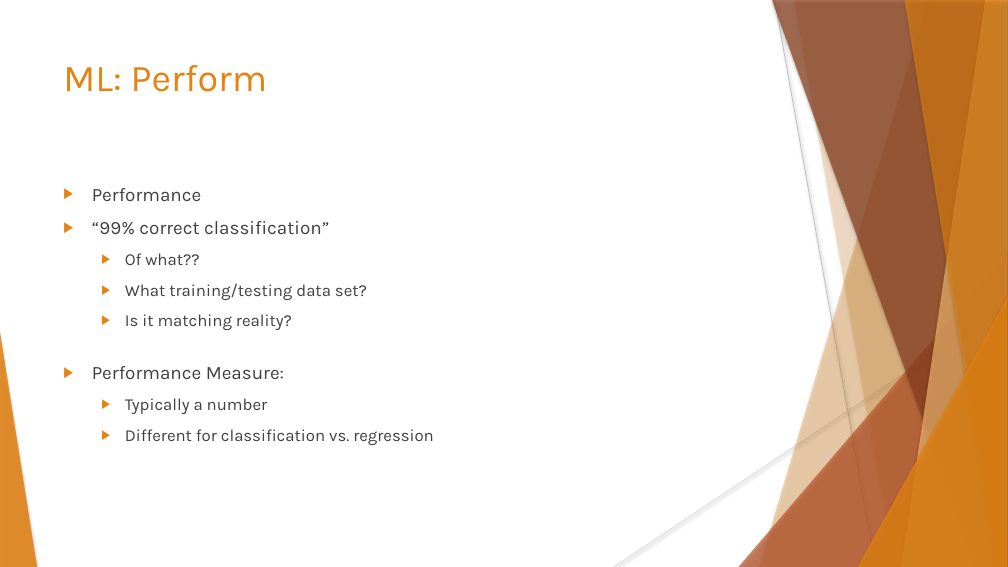
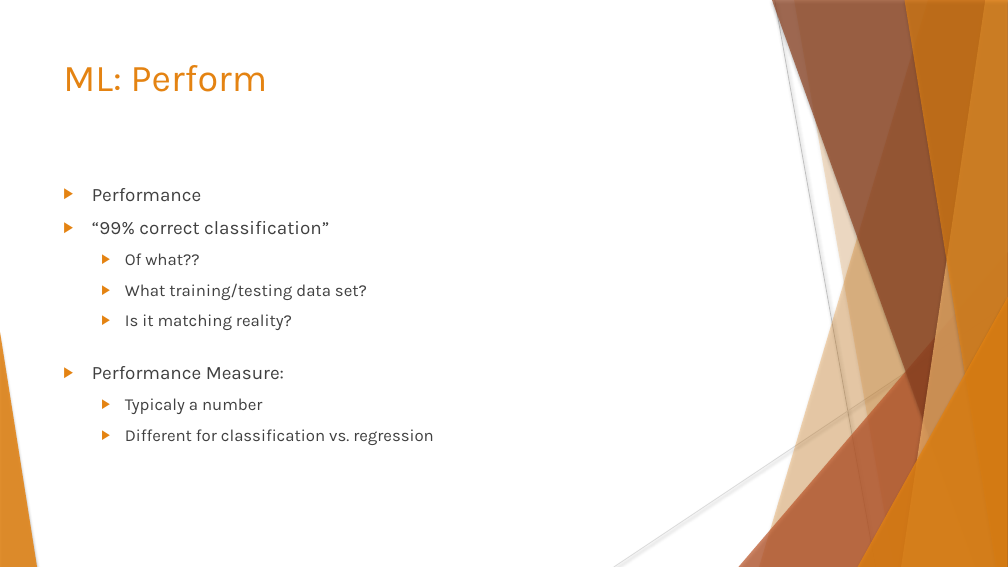
Before and after one commit to data-max-hq/workshop-epoka, a slide deck: slide 7 of Presentations/Introduction to Machine Learning.pptx. Drawn at 1008x567 pixels with LibreOffice and Linux fonts; fonts in the diff are those of the drawing; background and template pictures are left out. Boxes give left, top, right and bottom in pixels: in the first picture for what was removed or moved away, otherwise in the second. Text is boxed around its words. In the diff, an @@ line names an element or a change of style, - is before the commit and + after.

```diff
--- a/Presentations/Introduction to Machine Learning.pptx
+++ b/Presentations/Introduction to Machine Learning.pptx
@@ text at (x1=125, y1=398, x2=262, y2=414): text changed @@
-  ▶ Typically a number
+  ▶ Typicaly a number
```
Also in this commit, not shown: 11 other slides changed, 4 slides added, 2 slides removed, 1 other file.
